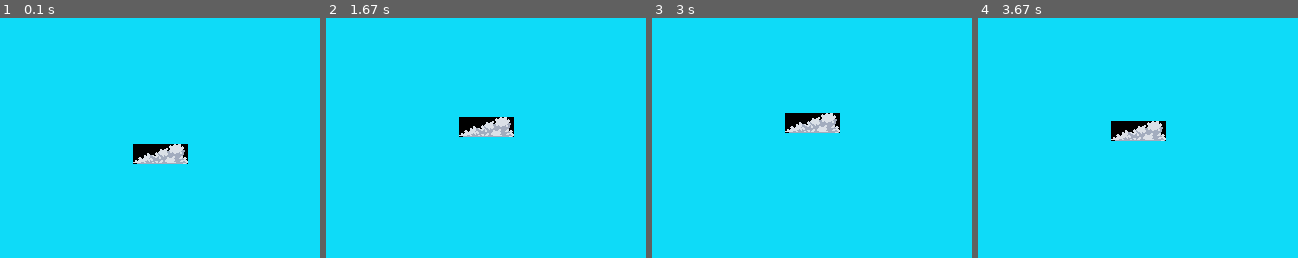
Above: before the commit, frames 1-4 (left to right).
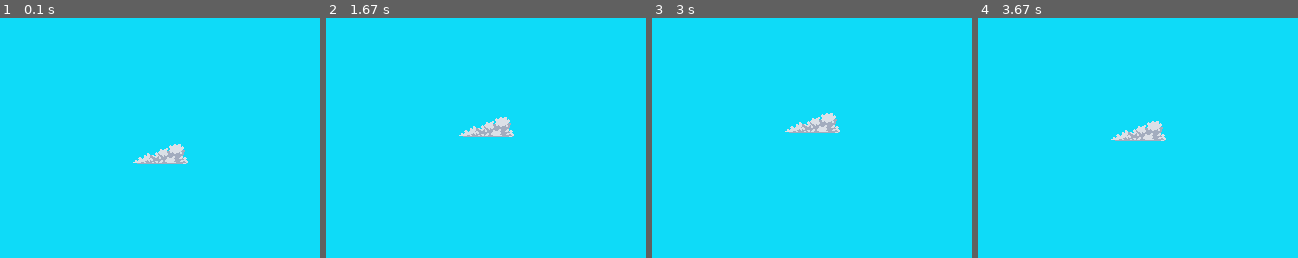
Above: after the commit, the same moments.

Repository: Tiekeyes/Pygame3
Game: pygame game, started from testProject.py
The game is run twice, just before and just after one commit, with the same random seed, the same clock (stepped at 60 frames per second) and the same inputs.
Inputs:
- Up to frame 1 (0.1 s): no input
- Up to frame 2 (1.67 s): hold Up 0.33-0.8 s; hold Down 0.83-1.13 s; hold Up 1.17-1.53 s; hold Down from 1.57 s (still down)
- Up to frame 3 (3 s): release Down at 1.93 s; hold Up 1.97-2.27 s; hold Down 2.3-2.6 s; hold Up from 2.63 s (still down)
- Up to frame 4 (3.67 s): release Up at 3 s; hold Down 3.03-3.4 s; hold Up from 3.43 s (still down)
The pictures show only the part of the screen within x 4-54%, y 28-78%; the shares and areas given below are measured in that part.

The runs differ from the first frame. In frame 1, 0.6% of the frame differs, in the area x 41-59%, y 52-61%; in frame 2, 0.6%; in frame 3, 0.6%; in frame 4, 0.6%.

Commit message:
Fixed cloud1.png colorkey

Diff:
--- a/testProject.py
+++ b/testProject.py
@@ -11,6 +11,7 @@
         self.clock = game.time.Clock()
 
         self.img = game.image.load("data\images\clouds\cloud_1.png")
+        self.img.set_colorkey((0, 0, 0))
         self.img_pos = [160, 260]
         self.movement = [False, False]
 
@@ -19,6 +20,7 @@
         while True:
 
             self.screen.fill((14, 219, 248))
+
             self.img_pos[1] += self.movement[1] - self.movement[0]
             self.screen.blit(self.img, self.img_pos)
 
